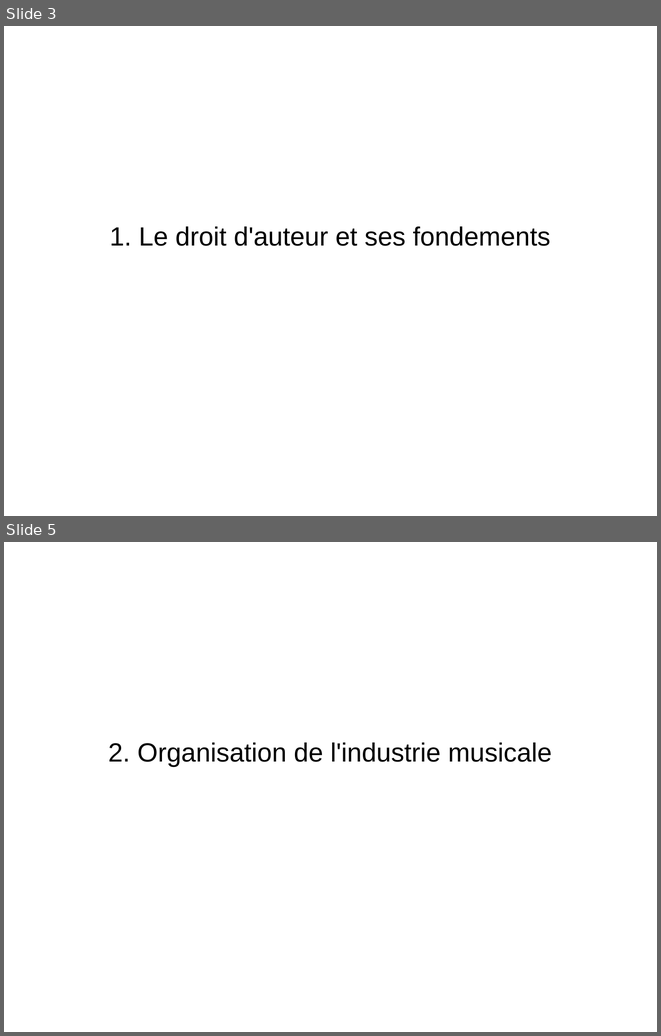
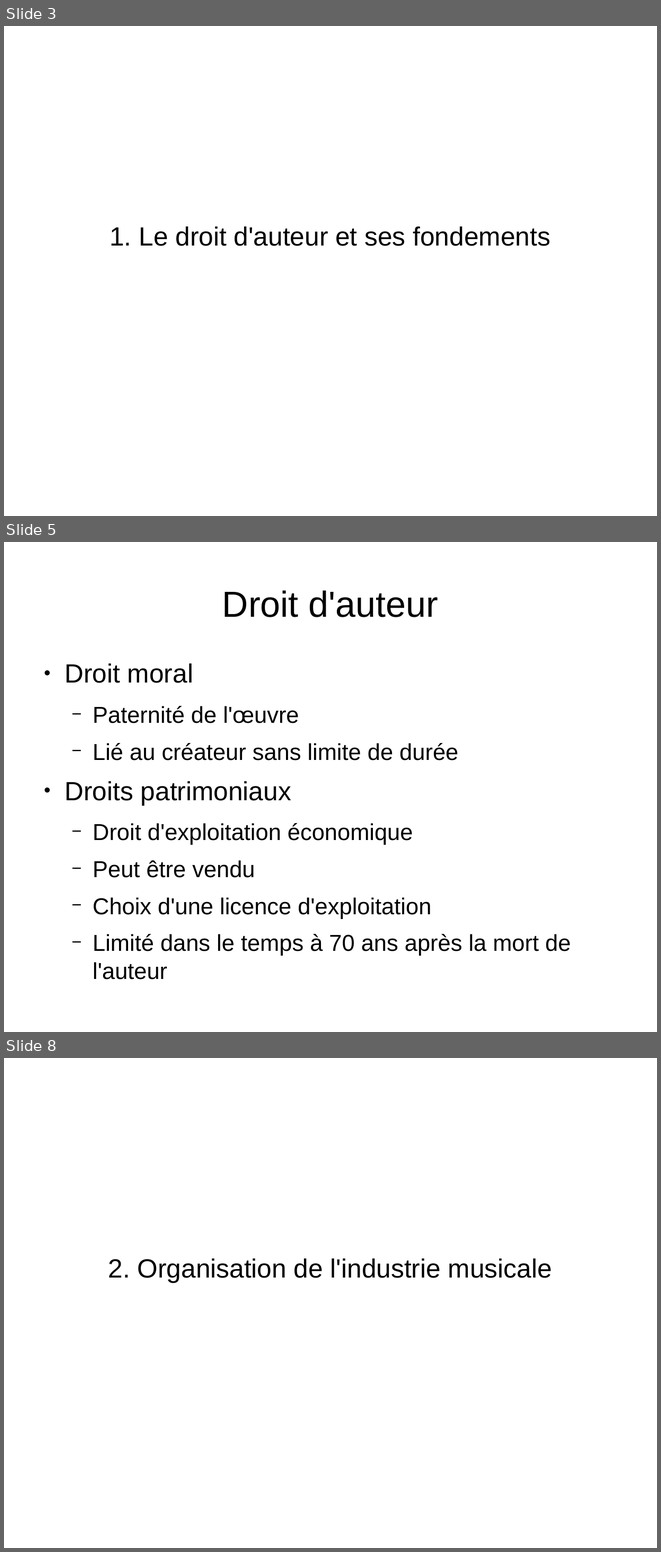
Before and after one commit to Parashp/pph-droit-auteur, a slide deck: soutenance.odp. Shown one above the other, each under a label of ours: slides 3 and 5 before the commit, slides 3, 5 and 8 after it; the slides between them are not shown. The pictures are 661x1036 and 661x1552 pixels, drawn with LibreOffice and Linux fonts; fonts in the diff are those of the drawing. Boxes give left, top, right and bottom in pixels: in the first picture for what was removed or moved away, otherwise in the second. Text is boxed around its words. In the diff, an @@ line names an element or a change of style, - is before the commit and + after.

```diff
--- a/soutenance.odp
+++ b/soutenance.odp
@@ slide 5 added at [4,542,657,1032], background #FFFFFF @@
@@ title added at [222,590,438,617], 44 pt, text #000000 @@
+Droit d'auteur
@@ text added at [64,663,571,979], 28 pt, text #000000 @@
+● Droit moral
+  − Paternité de l'œuvre
+  − Lié au créateur sans limite de durée
+● Droits patrimoniaux
+  − Droit d'exploitation économique
+  − Peut être vendu
+  − Choix d'une licence d'exploitation
+  − Limité dans le temps à 70 ans après la mort de l'auteur
@@ what was slide 5 is now slide 8 @@
```
Also in this commit, not shown: 3 slides changed, 5 other slides added.
